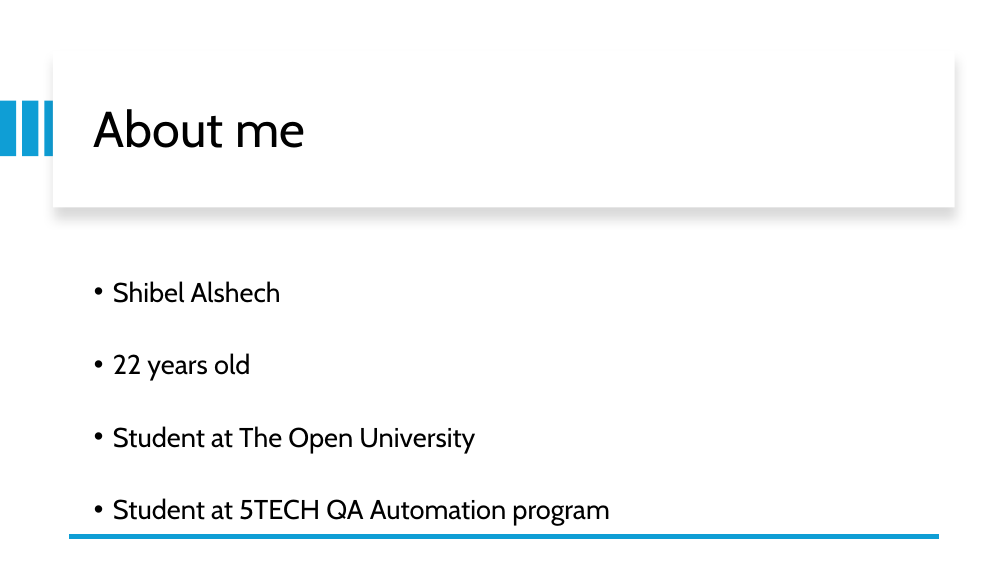
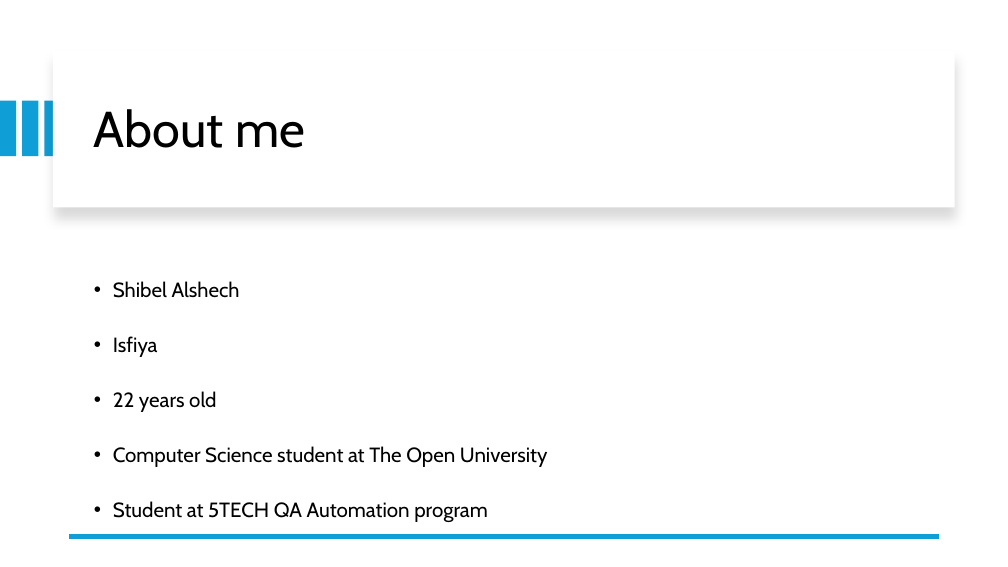
Before and after one commit to ShibelAl/QA-automation, a slide deck: slide 2 of testing_asana_project/Asana Presentation.pptx. Drawn at 1008x567 pixels with LibreOffice and Linux fonts; fonts in the diff are those of the drawing. Boxes give left, top, right and bottom in pixels: in the first picture for what was removed or moved away, otherwise in the second. Text is boxed around its words. In the diff, an @@ line names an element or a change of style, - is before the commit and + after.

Commit message:
improved the presentation

```diff
--- a/testing_asana_project/Asana Presentation.pptx
+++ b/testing_asana_project/Asana Presentation.pptx
@@ text at box(113, 281, 488, 522): size 25.9 to 19.6 pt in "Shibel Alshech", "22 years old", "Student at 5TECH QA Automation program"; line spacing 1.9 to 1.8 @@
@@ text at box(113, 336, 158, 357): paragraph added @@
+• Isfiya
@@ text at box(113, 446, 548, 467): text changed; size 25.9 to 19.6 pt @@
-• Student at The Open University
+• Computer Science student at The Open University
```
Also in this commit, not shown: 1 other slide changed.
